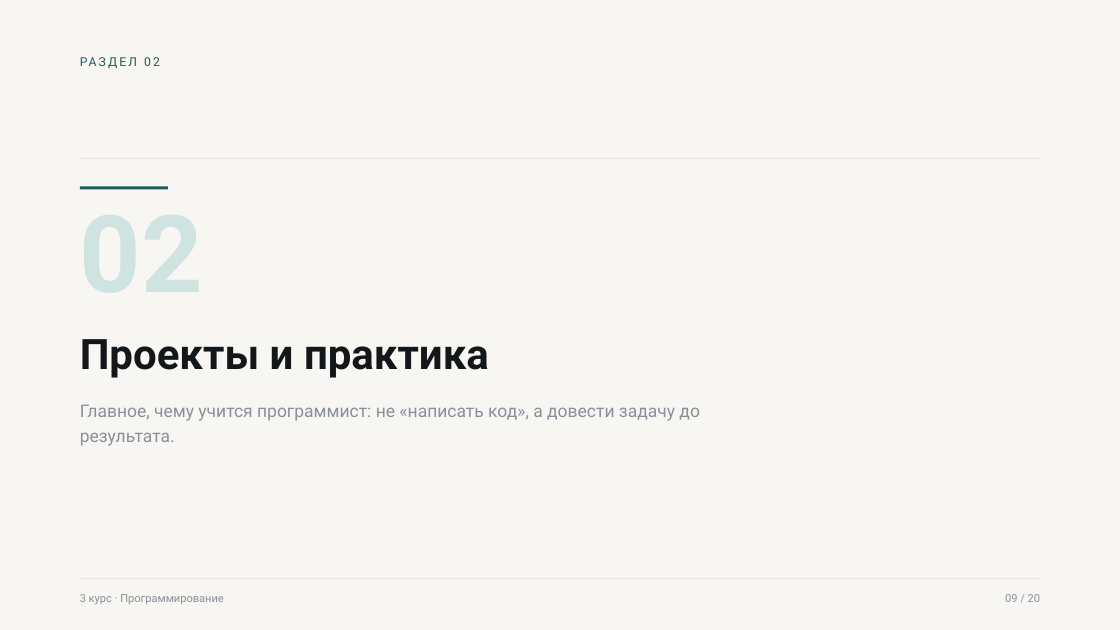
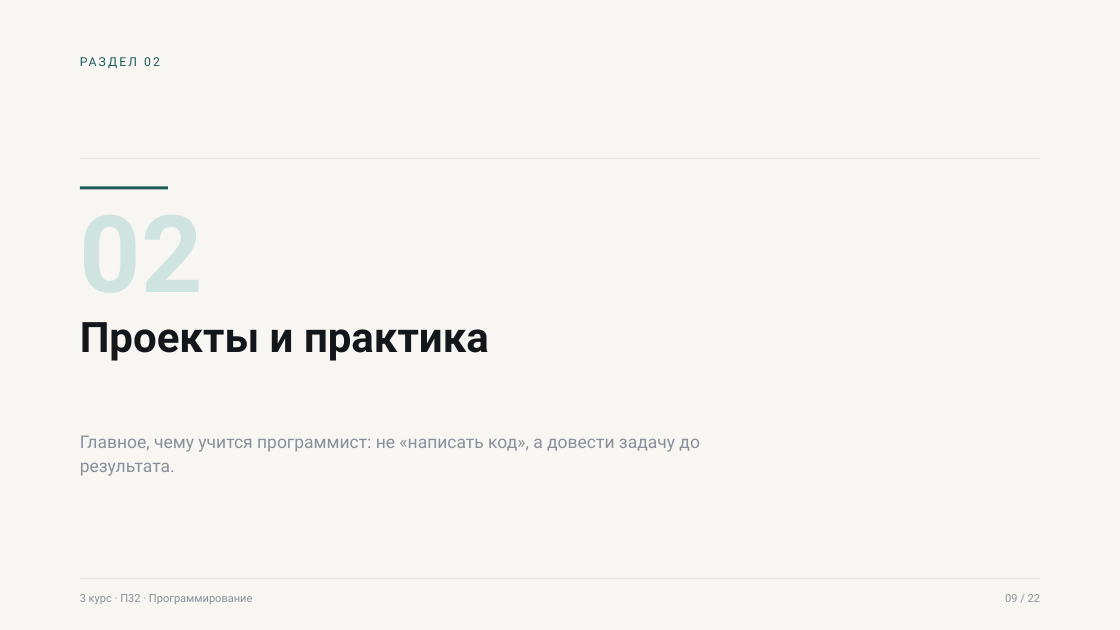
Before and after one commit to gadpam/game, a slide deck: slide 9 of presentation/out/Родительское_собрание_3_курс.pptx. Drawn at 1120x630 pixels with LibreOffice and Linux fonts; fonts in the diff are those of the drawing. Boxes give left, top, right and bottom in pixels: in the first picture for what was removed or moved away, otherwise in the second. Text is boxed around its words. In the diff, an @@ line names an element or a change of style, - is before the commit and + after.

```diff
--- a/presentation/out/Родительское_собрание_3_курс.pptx
+++ b/presentation/out/Родительское_собрание_3_курс.pptx
@@ text "Проекты и практика" moved from (x1=80, y1=339, x2=489, y2=378) to (x1=80, y1=322, x2=489, y2=361) @@
@@ text "Главное, чему учится программист: не ..." moved from (x1=80, y1=404, x2=700, y2=446) to (x1=80, y1=435, x2=700, y2=476) @@
@@ text at (x1=80, y1=594, x2=253, y2=604): text changed @@
-3 курс · Программирование
+3 курс · П32 · Программирование
@@ text at (x1=1005, y1=594, x2=1040, y2=602): text changed @@
-09 / 20
+09 / 22
```
Also in this commit, not shown: 14 other slides changed, 7 slides added, 5 slides removed, 5 other files.
